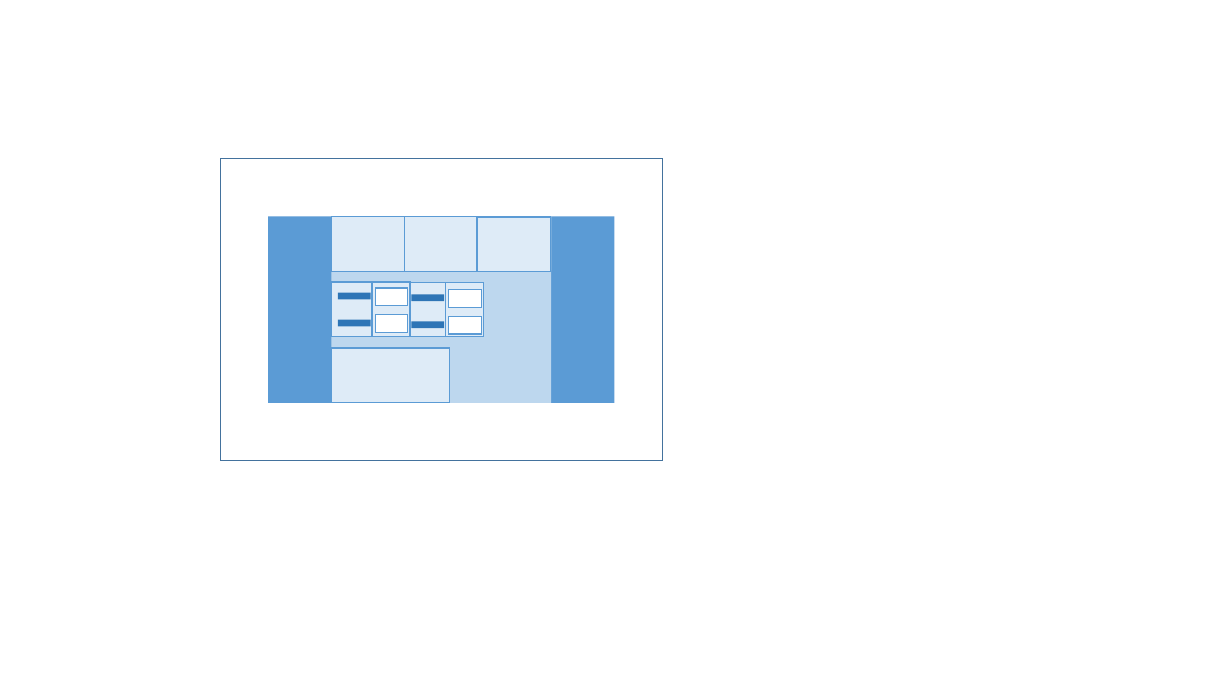
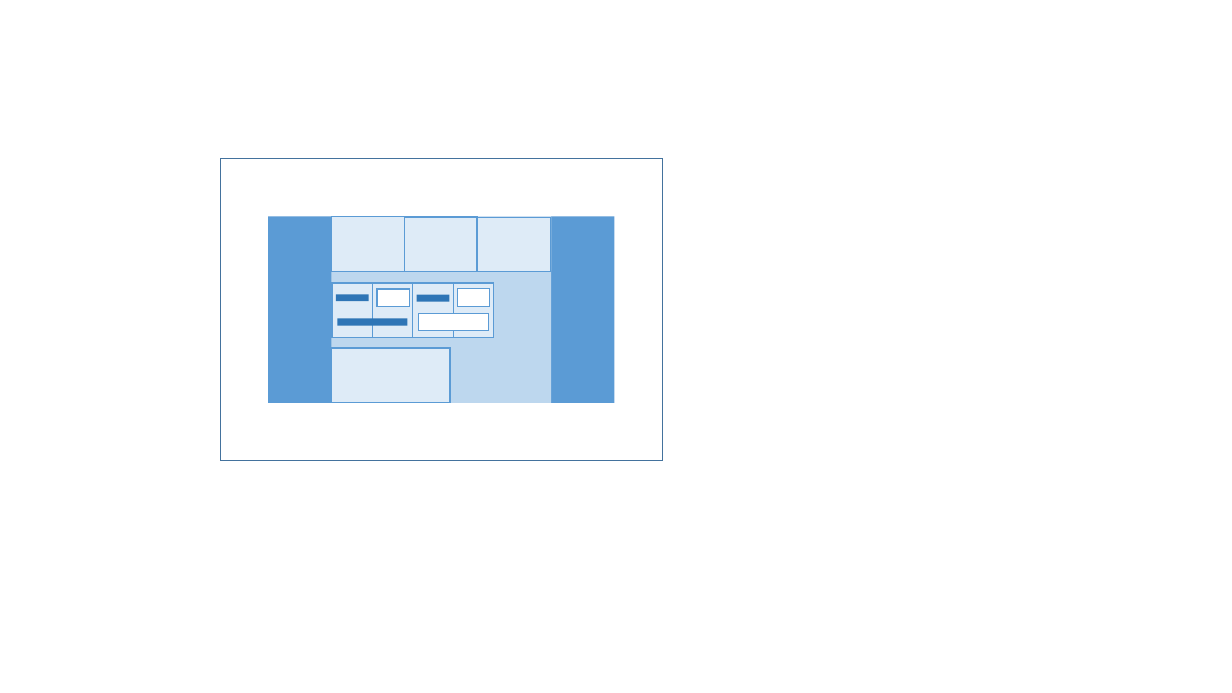
Before and after one commit to zew/go-questionnaire, a slide deck: slide 4 of static/img/doc/pics.pptx. Drawn at 1232x693 pixels with LibreOffice and Linux fonts; fonts in the diff are those of the drawing. Boxes give left, top, right and bottom in pixels: in the first picture for what was removed or moved away, otherwise in the second. Text is boxed around its words. In the diff, an @@ line names an element or a change of style, - is before the commit and + after.

```diff
--- a/static/img/doc/pics.pptx
+++ b/static/img/doc/pics.pptx
@@ rectangle: place and size @@
-rectangle at box(409, 282, 446, 336)
+rectangle at box(413, 283, 454, 337)
@@ rectangle: place and size @@
-rectangle at box(411, 295, 444, 301)
+rectangle at box(417, 295, 449, 301)
@@ rectangle: place and size @@
-rectangle at box(446, 282, 484, 336)
+rectangle at box(454, 283, 494, 337)
@@ rectangle: place and size @@
-rectangle at box(449, 290, 482, 308)
+rectangle at box(457, 289, 490, 307)
@@ rectangle: place and size @@
-rectangle at box(338, 320, 371, 326)
+rectangle at box(337, 319, 408, 326)
@@ rectangle removed at box(375, 315, 408, 333) @@
@@ rectangle removed at box(411, 322, 444, 328) @@
@@ rectangle: place and size @@
-rectangle at box(449, 317, 482, 335)
+rectangle at box(419, 313, 489, 331)
```
Also in this commit, not shown: 1 other slide changed, 5 other files.
